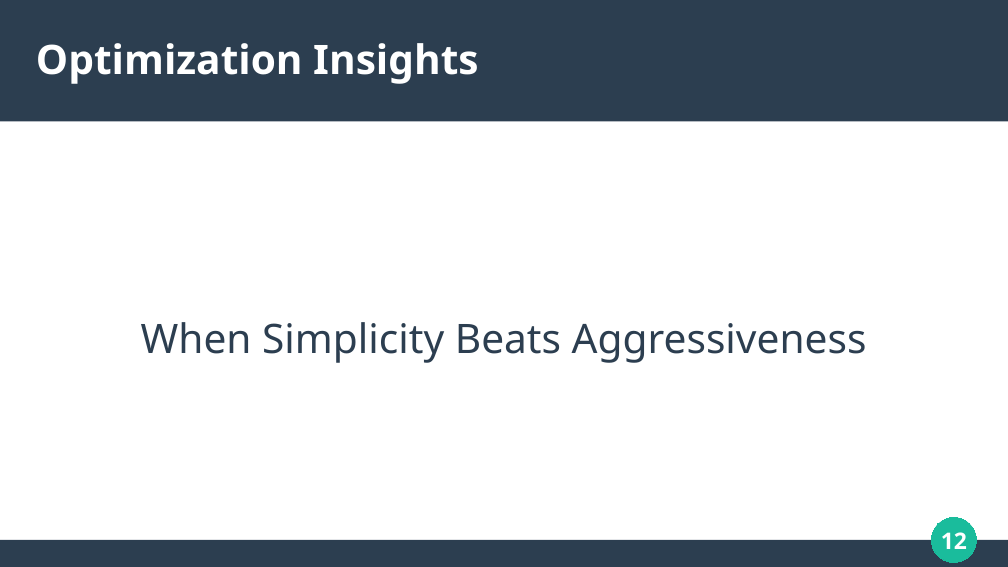
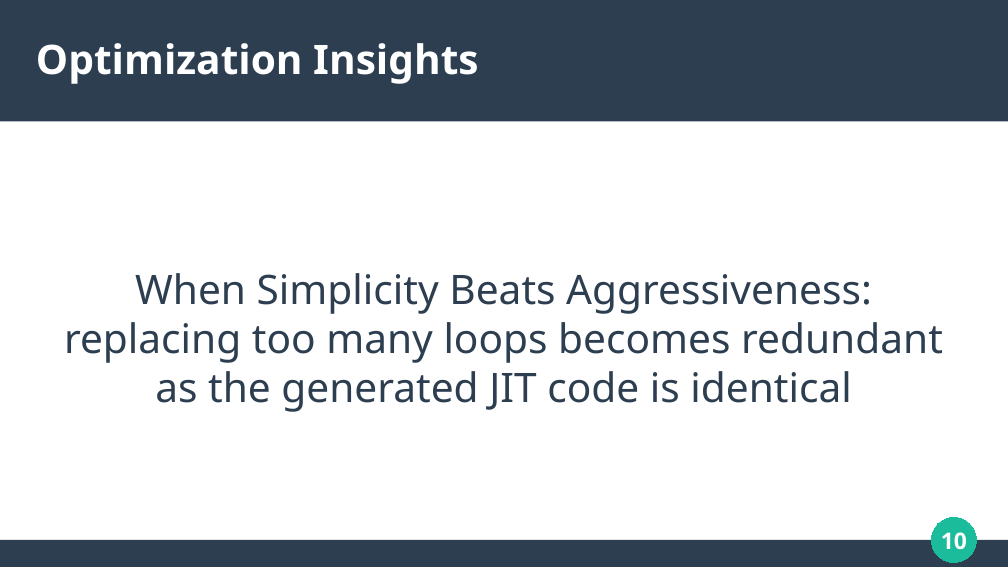
Before and after one commit to solomonarul/bachelors, a slide deck: slide 10 of presentation.odp (slide 12 before the commit). Drawn at 1008x567 pixels with LibreOffice and Linux fonts; fonts in the diff are those of the drawing. Boxes give left, top, right and bottom in pixels: in the first picture for what was removed or moved away, otherwise in the second. Text is boxed around its words. In the diff, an @@ line names an element or a change of style, - is before the commit and + after.

```diff
--- a/presentation.odp
+++ b/presentation.odp
@@ subtitle at [64,273,943,412]: text changed @@
-When Simplicity Beats Aggressiveness
+When Simplicity Beats Aggressiveness:
+replacing too many loops becomes redundant
+as the generated JIT code is identical
@@ page number at [941,532,967,550]: text changed @@
-12
+10
```
Also in this commit, not shown: 17 other slides changed, 2 slides added, 3 slides removed, 1 other file.
